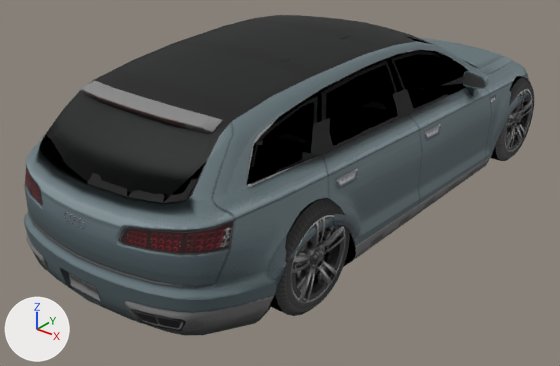
The glTF model dealership/dealership/models/GT4_AUDI0017.glb: old version first, new version second.
Before and after are seen from a camera (50 mm lens) standing at (3.36, -4.87, 2.9) and looking at (-0.16, -0.46, 0.17). The lights are fixed; the arrows at lower left show +X, +Y and +Z. The picture after the commit comes second. Vertices at exactly the same position are counted once.

The first picture shows 'body', 'tire_front_left', 'tire_rear_left', 'wheel_front_left', 'wheel_rear_left'.
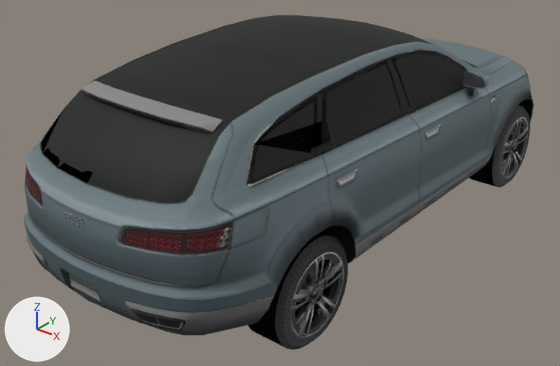
What changed in the scene script:
```text
Change me_body:
    used by ob_body; location = (0.0, 0.0, 0.0)
    remove me_body.from_pydata(...)  # 1940 vertices, 3289 faces; spans x -1.07..1.07, y -2.59..2.44, z 0.01..1.45
    add me_body.from_pydata(...)  # 1940 vertices, 3289 faces; spans x -1.07..1.07, y -2.59..2.44, z -0.05..1.45
    me_body part 1: the loose piece of 48 vertices spanning x 0.92..0.94, y -1.68..-1.33, z 0.21..0.56 is mirrored in x about its middle, then moved by (-0.2, 3.01, -0.26)
    me_body part 2: the loose piece of 74 vertices spanning x 0.89..0.96, y -1.47..-1.3, z 0.27..0.57 is mirrored in x about its middle, then moved by (-0.19, 3.01, -0.26)
    me_body part 3: the loose piece of 891 vertices spanning x -0.99..0.99, y -2.59..2.44, z 0.01..1.45 is mirrored in x about its middle
    me_body part 4: the loose piece of 47 vertices spanning x 0.9..0.96, y 1.56..1.68, z 0.29..0.54 is mirrored in x about its middle, then moved by (-0.21, -3.01, -0.26)
    me_body part 5: 132 of the vertices in x -1.07..1.07, y -0.39..2.43, z 0.05..1.3 are mirrored in x about their middle
    other edits to the shape of me_body do not show in these pictures
Change ob_wheel_front_right:
    ob_wheel_front_right.scale: (-1.0, 1.0, 1.0) -> (1.0, 1.0, 1.0)
    ob_wheel_front_right.location: (-0.83, -1.505, 0.385) -> (0.83, 1.505, 0.123)
Change ob_tire_front_right:
    ob_tire_front_right.scale: (-1.0, 1.0, 1.0) -> (1.0, 1.0, 1.0)
    ob_tire_front_right.location: (-0.83, -1.505, 0.385) -> (0.83, 1.505, 0.123)
Change ob_wheel_rear_right:
    ob_wheel_rear_right.scale: (-1.0, 1.0, 1.0) -> (1.0, 1.0, 1.0)
    ob_wheel_rear_right.location: (-0.83, 1.505, 0.385) -> (0.83, -1.505, 0.123)
Change ob_tire_rear_left:
    ob_tire_rear_left.location: (0.83, 1.505, 0.385) -> (-0.83, -1.505, 0.123)
    ob_tire_rear_left.scale: (1.0, 1.0, 1.0) -> (-1.0, 1.0, 1.0)
Change ob_tire_rear_right:
    ob_tire_rear_right.scale: (-1.0, 1.0, 1.0) -> (1.0, 1.0, 1.0)
    ob_tire_rear_right.location: (-0.83, 1.505, 0.385) -> (0.83, -1.505, 0.123)
```

Pixel boxes [x1, y1, x2, y2] of what changed, in the pictures (560 x 366 px; the box of a moved part takes in the faces that stretch with it):
'body', reshaped
    before: [24, 15, 531, 335]
    after: [24, 15, 534, 335]
'tire_rear_right', moved, rescaled (not visible before)
    after: [248, 232, 348, 350]
'wheel_rear_right', moved, rescaled (not visible before)
    after: [290, 252, 344, 338]
'tire_front_right', moved, rescaled (not visible before)
    after: [469, 105, 530, 187]
'tire_rear_left', moved, rescaled (not visible afterwards)
    before: [491, 76, 534, 161]
'wheel_front_right', moved, rescaled (not visible before)
    after: [501, 117, 528, 178]
part 1 of me_body, moved or reshaped (not visible afterwards)
    before: [296, 232, 329, 280]
part 2 of me_body, moved or reshaped (not visible afterwards)
    before: [319, 228, 335, 264]
part 3 of me_body, moved or reshaped
    before: [32, 34, 531, 326]
    after: [32, 34, 534, 326]
part 4 of me_body, moved or reshaped (mostly hidden afterwards)
    before: [517, 102, 525, 126]
    after: [301, 278, 306, 287]
part 5 of me_body, moved or reshaped (mostly hidden)
    before: [361, 62, 496, 141]
    after: [424, 63, 496, 141]
